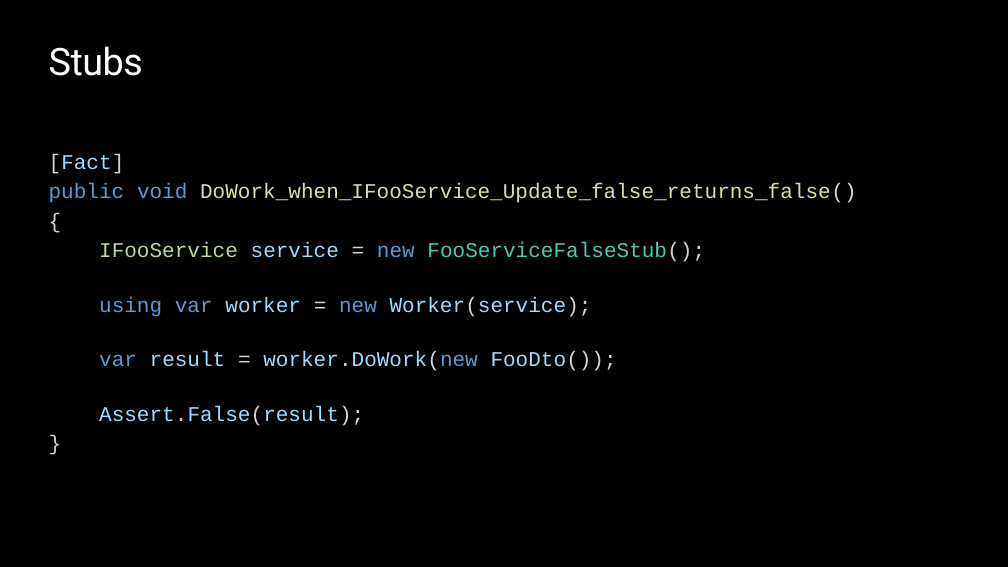
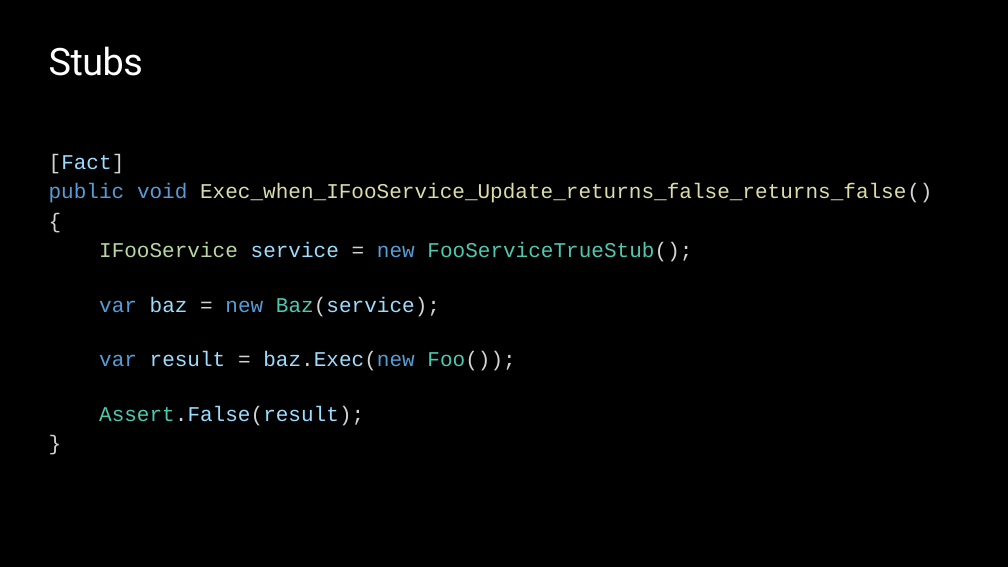
Before and after one commit to ondfisk/BDSA2020, a slide deck: slide 22 of Slides/Lecture05 - Dependency Injection, Testing Entity Framework.pptx (slide 20 before the commit). Drawn at 1008x567 pixels with LibreOffice and Linux fonts; fonts in the diff are those of the drawing; background and template pictures are left out. Boxes give left, top, right and bottom in pixels: in the first picture for what was removed or moved away, otherwise in the second. Text is boxed around its words. In the diff, an @@ line names an element or a change of style, - is before the commit and + after.

```diff
--- a/Slides/Lecture05 - Dependency Injection, Testing Entity Framework.pptx
+++ b/Slides/Lecture05 - Dependency Injection, Testing Entity Framework.pptx
@@ text at (49, 183, 932, 203): text changed @@
-public void DoWork_when_IFooService_Update_false_returns_false()
+public void Exec_when_IFooService_Update_returns_false_returns_false()
@@ text at (99, 242, 692, 371): text changed @@
-IFooService service = new FooServiceFalseStub();
-using var worker = new Worker(service);
-var result = worker.DoWork(new FooDto());
+IFooService service = new FooServiceTrueStub();
+var baz = new Baz(service);
+var result = baz.Exec(new Foo());
@@ text at (99, 406, 364, 426): text colour #9CDCFE to #4EC9B0 in "Assert.False(result);" @@
```
Also in this commit, not shown: 12 other slides changed, 5 slides added, 3 slides removed, 20 other files.
